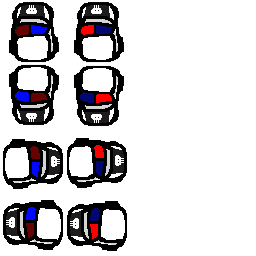
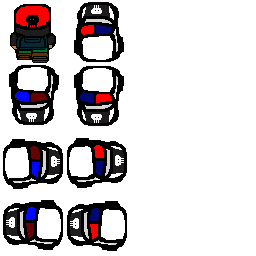
Layered file, before and after one edit (256x256). Changes by layer:
added layer "Layer #3" above "Layer #1" over left=14, top=12, right=53, bottom=50
added layer "Layer #1" above "Layer #2" over left=10, top=4, right=56, bottom=63
added layer "Layer #2" above "up#1" over left=11, top=5, right=54, bottom=56
hid "up#1" over left=8, top=2, right=59, bottom=63
